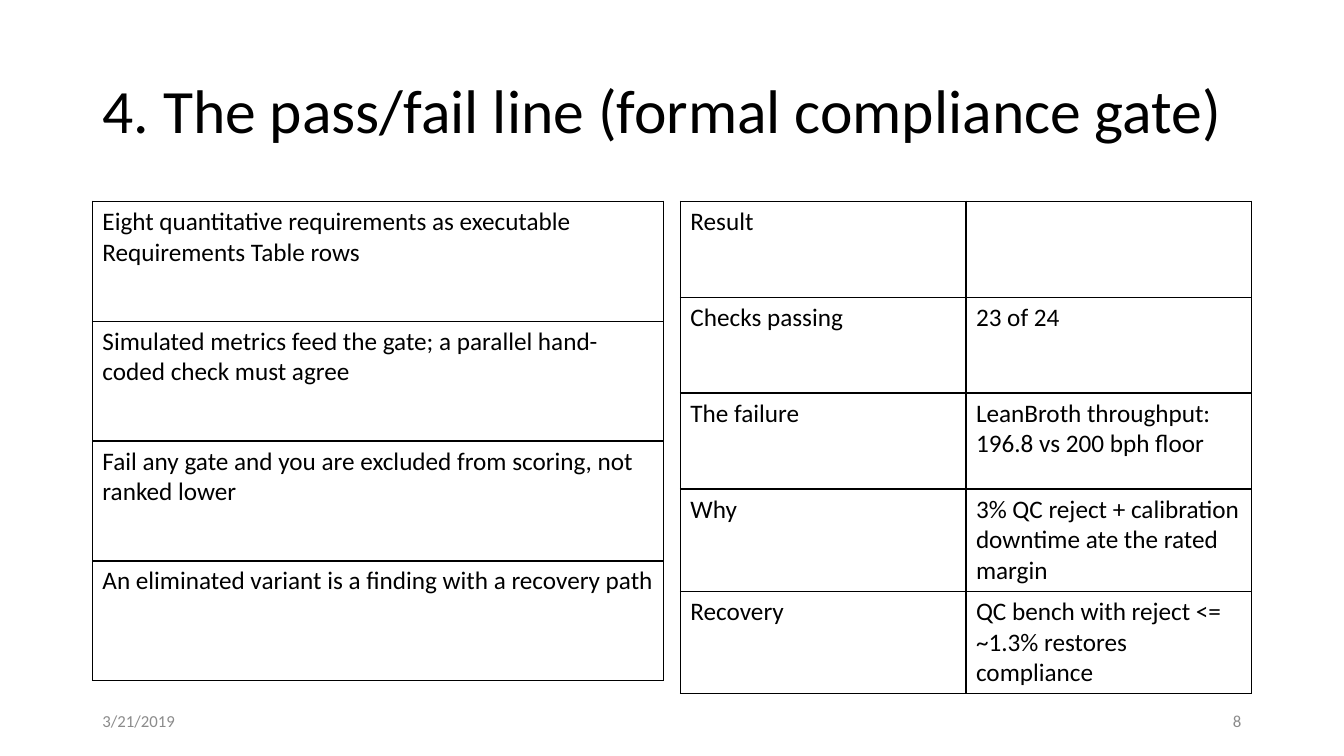
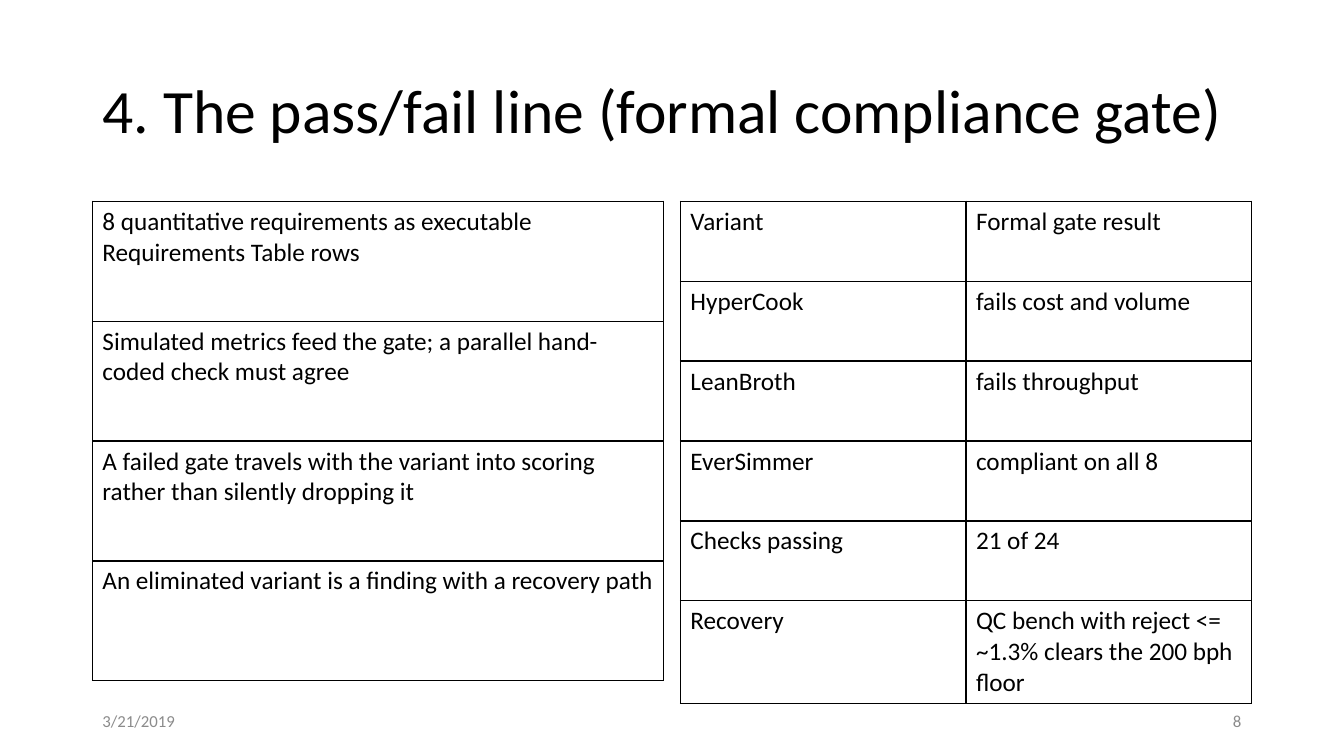
Before and after one commit to mathworks/system-composer-rflp-reference-example, a slide deck: slide 8 of docs/deliverables/GalacticSoupTradeDeck.pptx. Drawn at 1344x756 pixels with LibreOffice and Linux fonts; fonts in the diff are those of the drawing. Boxes give left, top, right and bottom in pixels: in the first picture for what was removed or moved away, otherwise in the second. Text is boxed around its words. In the diff, an @@ line names an element or a change of style, - is before the commit and + after.

```diff
--- a/docs/deliverables/GalacticSoupTradeDeck.pptx
+++ b/docs/deliverables/GalacticSoupTradeDeck.pptx
@@ table at bbox=[93, 202, 664, 682] @@
-row 1, column 1: Eight quantitative requirements as executable Requirements Table rows
+row 1, column 1: 8 quantitative requirements as executable Requirements Table rows
-row 3, column 1: Fail any gate and you are excluded from scoring, not ranked lower
+row 3, column 1: A failed gate travels with the variant into scoring rather than silently dropping it
@@ table at bbox=[681, 202, 1251, 695] @@
-row 1: Result | 
-row 2: Checks passing | 23 of 24
-row 3: The failure | LeanBroth throughput: 196.8 vs 200 bph floor
-row 4: Why | 3% QC reject + calibration downtime ate the rated margin
-row 5: Recovery | QC bench with reject <= ~1.3% restores compliance
+row 1: Variant | Formal gate result
+row 2: HyperCook | fails cost and volume
+row 3: LeanBroth | fails throughput
+row 4: EverSimmer | compliant on all 8
+row 5: Checks passing | 21 of 24
+row 6: Recovery | QC bench with reject <= ~1.3% clears the 200 bph floor
```
Also in this commit, not shown: 5 other slides changed, 5 other files.
